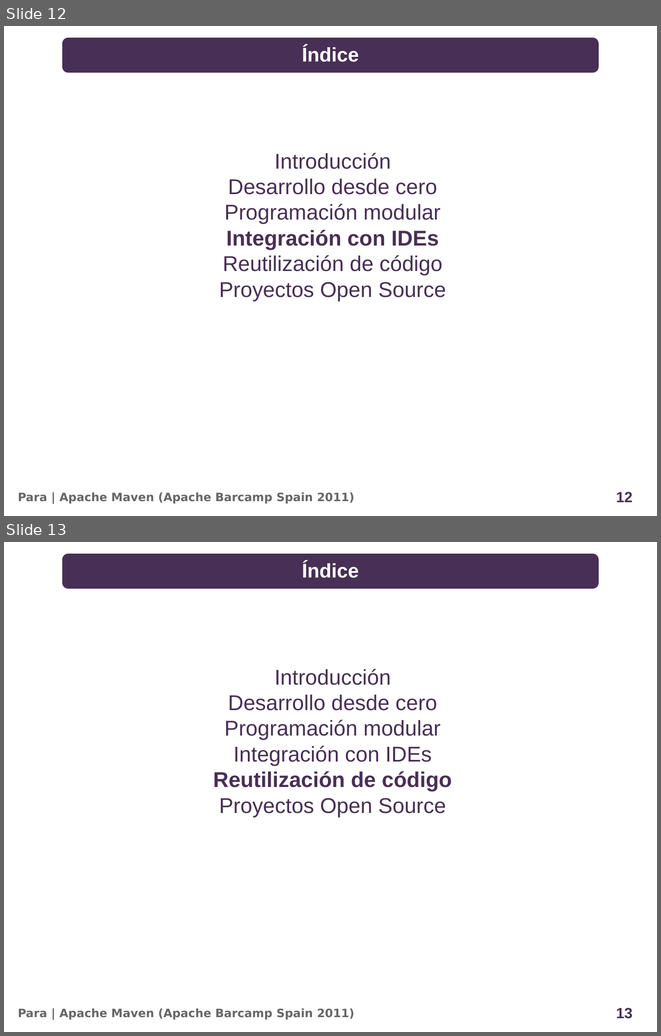
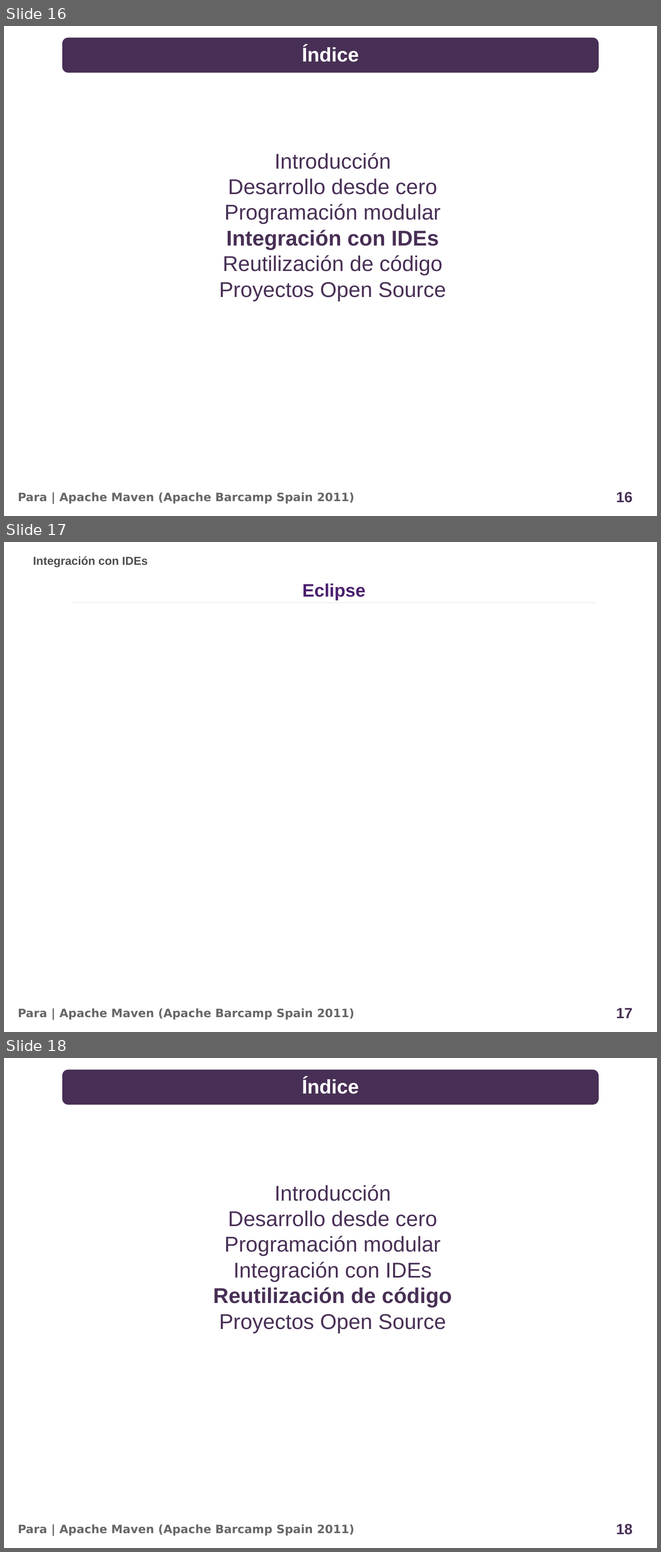
Before and after one commit to alediator/barcamp-maven, a slide deck: doc/slideshare.odp. Shown one above the other, each under a label of ours: slides 12 and 13 before the commit, slides 16, 17 and 18 after it. The pictures are 661x1036 and 661x1552 pixels, drawn with LibreOffice and Linux fonts; fonts in the diff are those of the drawing; background and template pictures are left out. Boxes give left, top, right and bottom in pixels: in the first picture for what was removed or moved away, otherwise in the second. Text is boxed around its words. In the diff, an @@ line names an element or a change of style, - is before the commit and + after.

```diff
--- a/doc/slideshare.odp
+++ b/doc/slideshare.odp
@@ slide 17 added at (4,542,657,1032), background #FFFFFF; not listed: 2 template elements that a slide beside it also shows @@
@@ text added at (33,556,148,567), 14 pt, text #4C4C4C, bold @@
+Integración con IDEs
@@ text added at (302,583,365,600), 22 pt, text #4B1F6F, bold @@
+Eclipse
@@ line added from (71, 602) to (597, 602), #E6E6E6 0 pt @@
@@ what was slide 12 is now slide 16 @@
@@ page number at (616,491,633,502): text changed @@
-12
+16
@@ what was slide 13 is now slide 18 @@
@@ page number at (616,1523,633,1534): text changed @@
-13
+18
```
Also in this commit, not shown: 5 other slides added.
